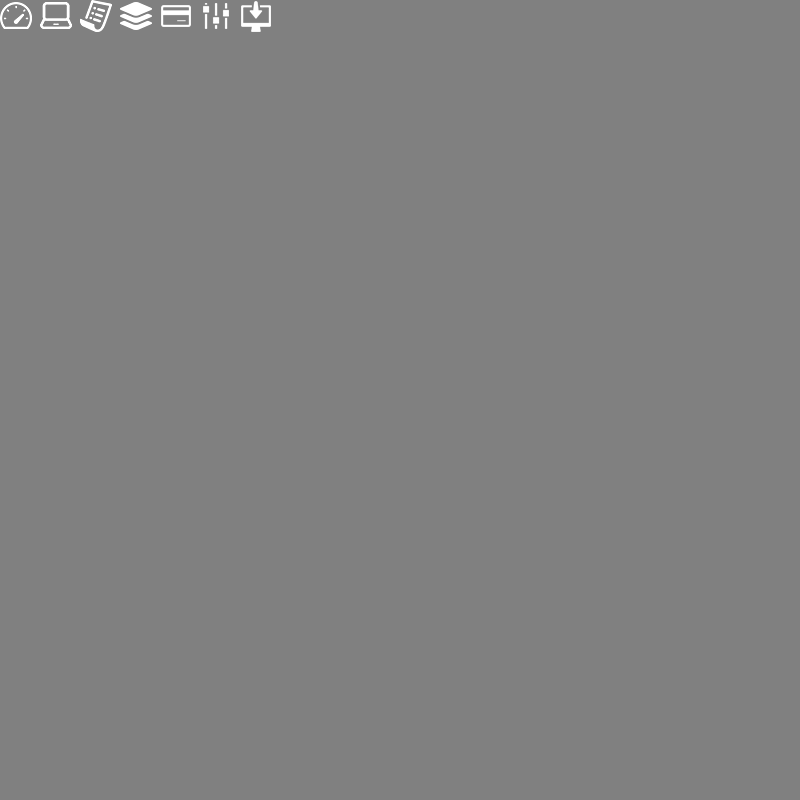
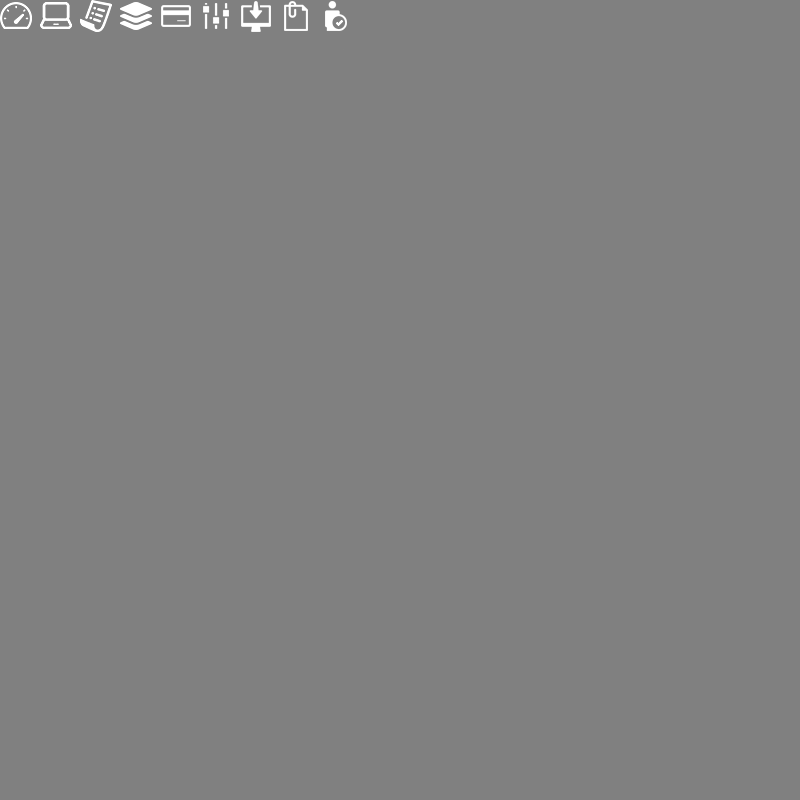
Revision of a layered w=800, h=800 image; what changed, layer by layer:
added layer "Customers" above "Files" over [325,1,347,31]
added layer "Files" above "Background" over [284,1,308,31]
